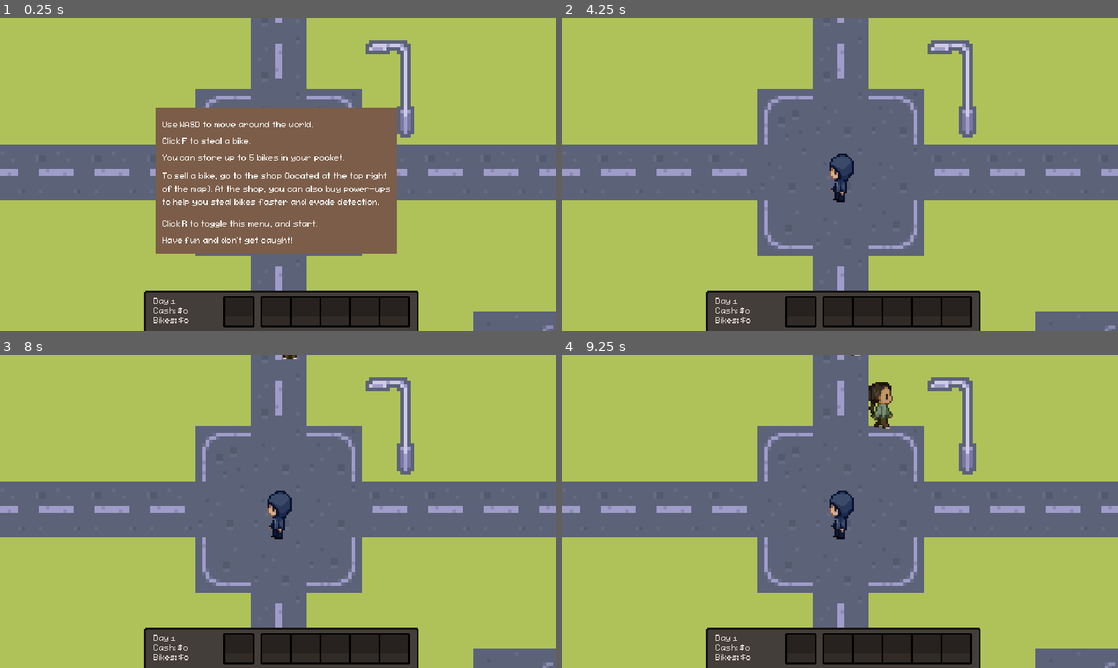
Above: before the commit, frames 1-4 (two rows, left to right).
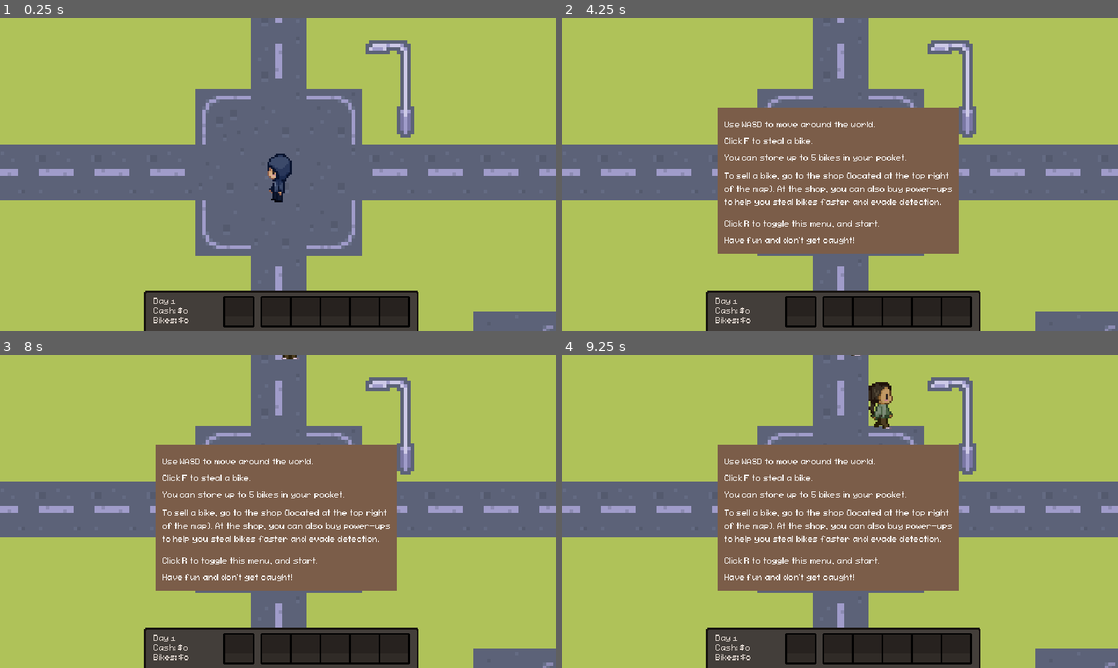
Above: after the commit, the same moments.

Repository: nithinsenthil/UCDBTS
Game: Godot game, scene res://Scenes/level_1.tscn
Two runs of this game, one before a commit and one after it. Both use one fixed random seed, a clock stepped at 60 frames per second and the inputs below. This scene is started directly instead of the project's main scene.
Inputs (mouse positions are in pixels of both pictures, inside the frame that each line leads up to):
- Up to frame 1 (0.25 s): no input
- Up to frame 2 (4.25 s): tap F (Interact) every 0.75 s from 0.5 to 3.5 s; move the mouse to (962, 158) at 0.52 s; hold D (Right) 0.53-1.28 s; tap L (BikeMinigameEnd) at 0.6 s; move the mouse to (728, 190) at 1.27 s; hold S (Down) 1.28-2.03 s; tap K (BikeMinigameStart) at 1.35 s; move the mouse to (895, 105) at 2.02 s; hold D (Right) 2.03-2.78 s; tap P (CameraControlsOff) at 2.1 s; move the mouse to (812, 237) at 2.77 s; hold W (Up) 2.78-3.53 s; tap O (CameraControlsOn) at 2.85 s; move the mouse to (1006, 221) at 3.52 s; hold A (Left) from 3.53 s (still down); hold F (Interact) from 3.53 s (still down); tap R (ControlMenu) at 4.15 s
- Up to frame 3 (8 s): move the mouse to (111, 464) at 4.27 s; release F (Interact) at 4.28 s; right-click (111, 464) at 4.35 s; move the mouse to (305, 511) at 5.02 s; release A (Left) at 5.03 s; hold S (Down) 5.03-5.78 s; tap one key every 0.75 s from 5.1 s: L (BikeMinigameEnd) K (BikeMinigameStart) P (CameraControlsOff) O (CameraControlsOn); move the mouse to (194, 433) at 5.77 s; hold D (Right) 5.78-6.53 s; move the mouse to (400, 495) at 6.52 s; hold W (Up) 6.53-7.28 s; move the mouse to (166, 527) at 7.27 s; hold D (Right) from 7.28 s (still down)
- Up to frame 4 (9.25 s): move the mouse to (895, 442) at 8.02 s; release D (Right) at 8.03 s; hold S (Down) 8.03-8.78 s; hold F (Interact) 8.03-8.78 s; move the mouse to (812, 574) at 8.77 s; hold A (Left) from 8.78 s (still down); right-click (812, 574) at 8.85 s

The runs differ from the first frame. In frame 1, 20% of the frame differs, in the area x 28-72%, y 28-76%; in frame 2, 20%; in frame 3, 20%; in frame 4, 20%.
Error before the commit: Cannot call method 'add_child' on a null value. (res://Scripts/Managers/scene_manager.gd:30)
Error after the commit: Cannot call method 'add_child' on a null value. (res://Scripts/Managers/scene_manager.gd:32)

Commit message:
Make cutscene and controls only appear once

Diff:
--- a/ucdbts/Scripts/Managers/scene_manager.gd
+++ b/ucdbts/Scripts/Managers/scene_manager.gd
@@ -16,6 +16,8 @@
 var audio_manager
 var title_screen
 
+var first_run: bool
+
 
 func _init() -> void:
 	content_finished_loading.connect(on_content_finished_loading)
@@ -28,6 +30,8 @@
 
 	# Auto assign audio manager to the first scene
 	get_node("/root/Title").add_child(audio_manager)
+
+	first_run = true
 
 
 func load_new_scene(content_path: String, transition_type: String = "fade_to_black") -> void:
--- a/ucdbts/Scripts/control_menu_group.gd
+++ b/ucdbts/Scripts/control_menu_group.gd
@@ -2,9 +2,10 @@
 
 
 func _ready():
-	visible = ResourceManager.get_current_level() == 1
+	visible = SceneManager.first_run
 
 
 func _process(_delta):
 	if Input.is_action_just_pressed("ControlMenu"):
 		visible = !visible
+		SceneManager.first_run = false
--- a/ucdbts/Scripts/start_game_button.gd
+++ b/ucdbts/Scripts/start_game_button.gd
@@ -6,4 +6,7 @@
 
 func _button_pressed():
 	signals.button_click.emit()
-	SceneManager.load_new_scene("res://Scenes/introduction.tscn", "fade_to_black")
+	if SceneManager.first_run:
+		SceneManager.load_new_scene("res://Scenes/introduction.tscn", "fade_to_black")
+	else:
+		SceneManager.load_new_scene("res://Scenes/level_1.tscn", "fade_to_black")
